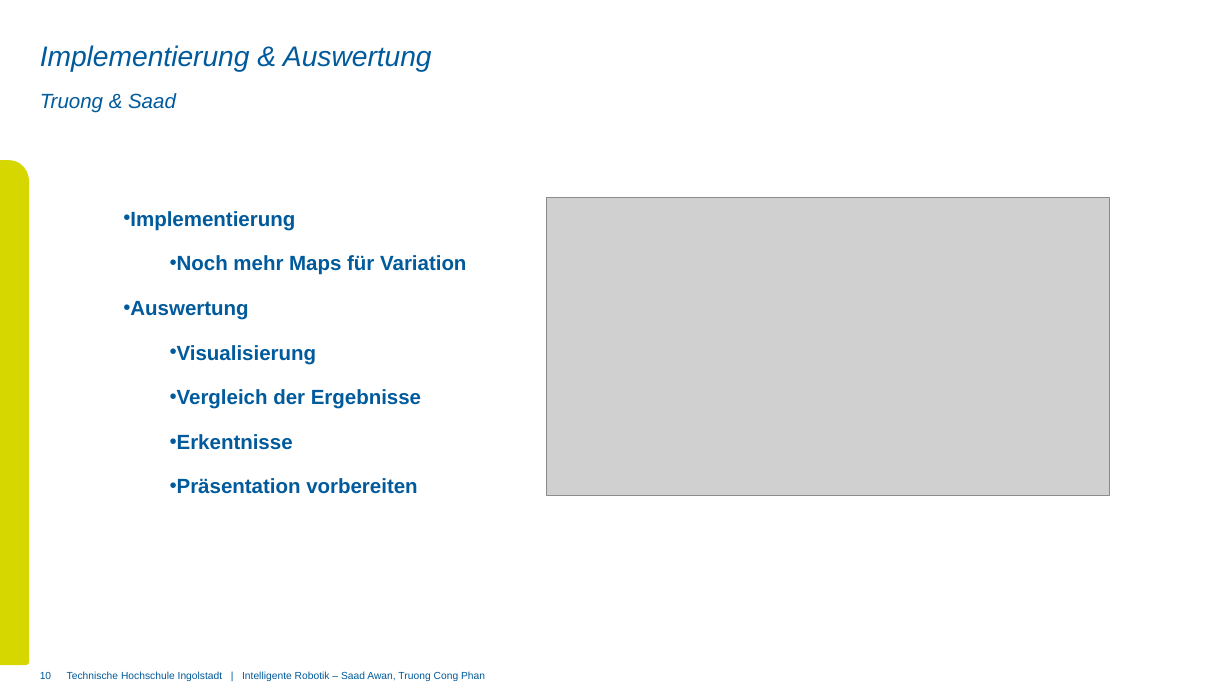
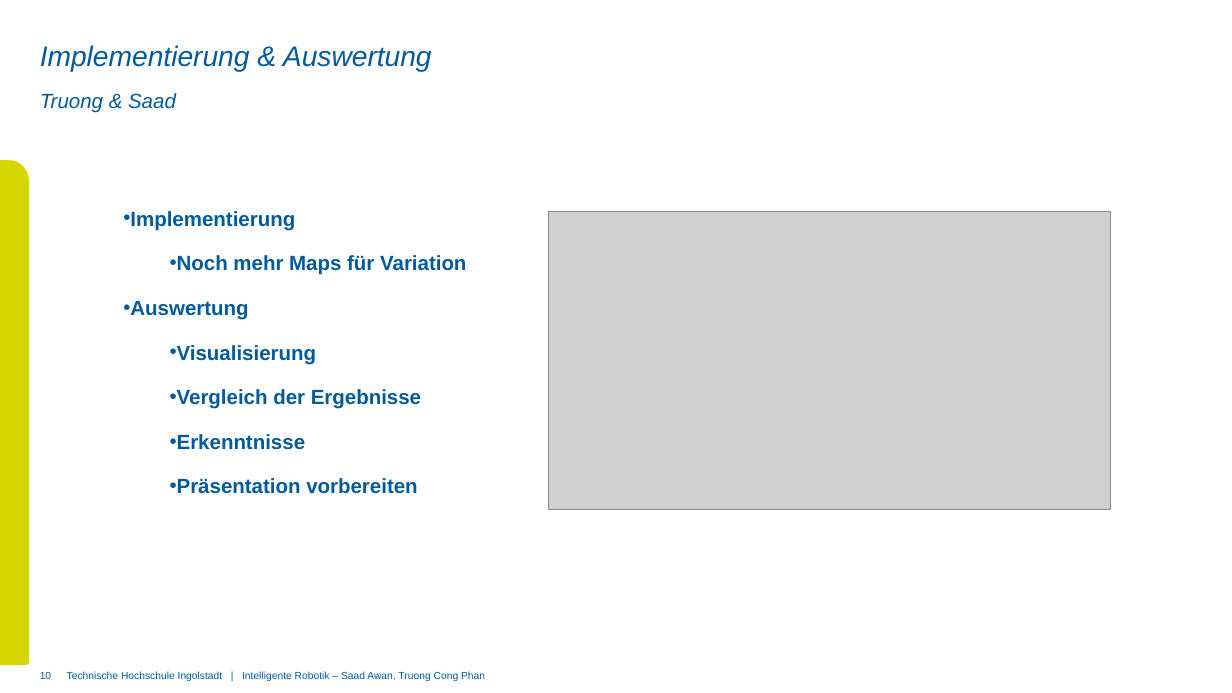
Before and after one commit to saadAw/introb, a slide deck: slide 10 of presentation/intelligente_robotik.pptx. Drawn at 1232x693 pixels with LibreOffice and Linux fonts; fonts in the diff are those of the drawing; grey boxes stand for pictures; background and template pictures are left out. Boxes give left, top, right and bottom in pixels: in the first picture for what was removed or moved away, otherwise in the second. Text is boxed around its words. In the diff, an @@ line names an element or a change of style, - is before the commit and + after.

```diff
--- a/presentation/intelligente_robotik.pptx
+++ b/presentation/intelligente_robotik.pptx
@@ picture: place and size @@
-picture at (547,198,1109,495)
+picture at (549,212,1111,509)
@@ text at (177,434,306,450): text changed @@
-  • Erkentnisse
+  • Erkenntnisse
```
Also in this commit, not shown: 5 other slides changed, 2 slides removed.
